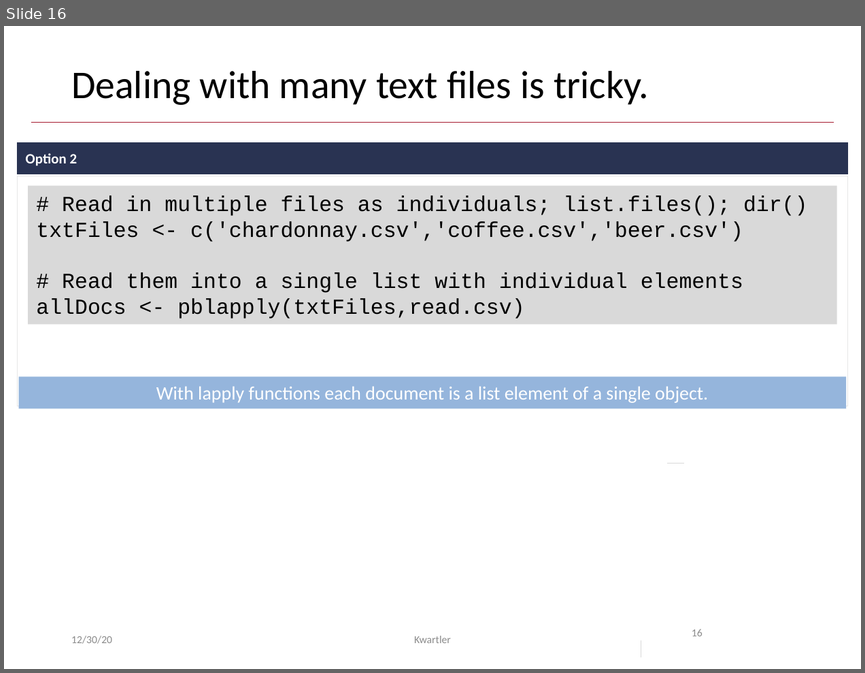
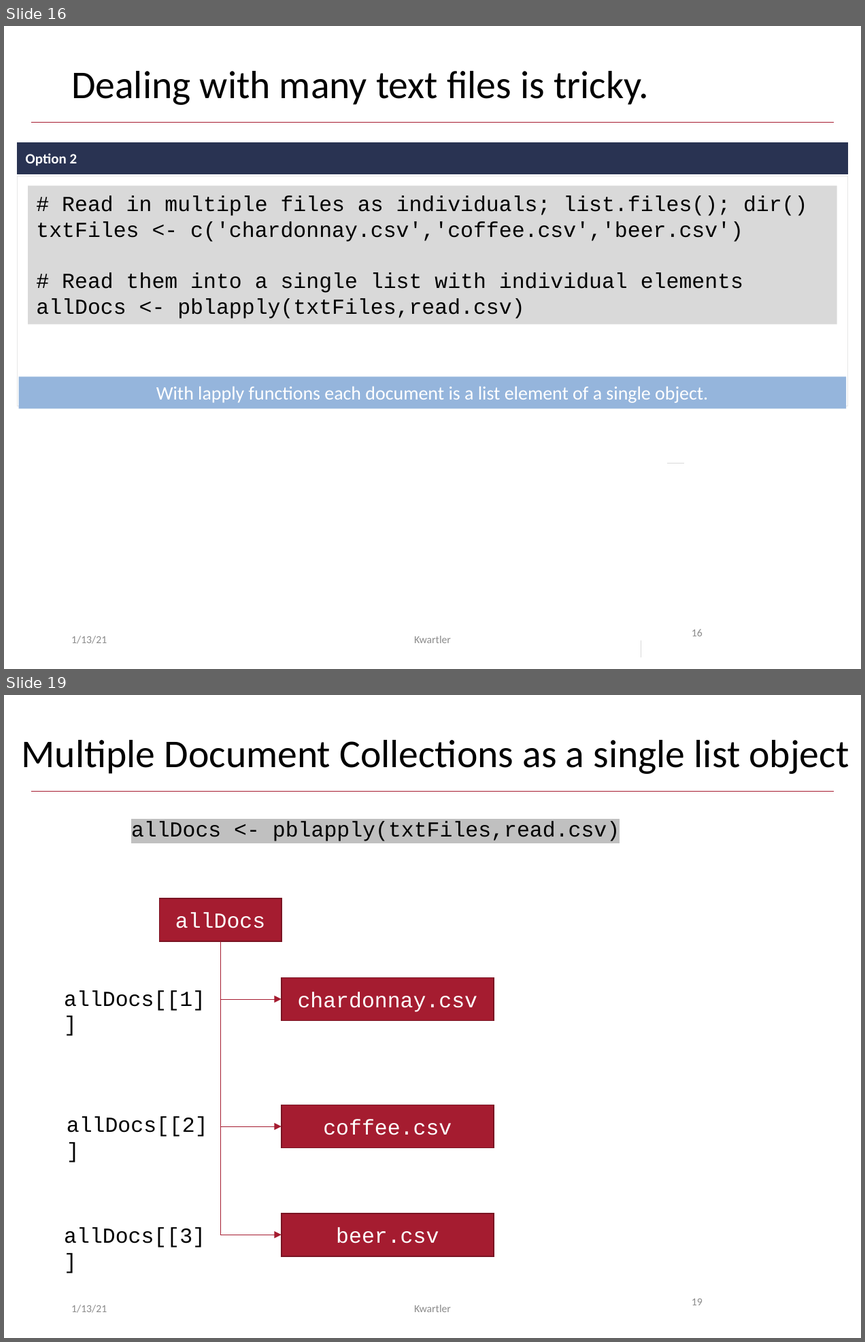
Before and after one commit to kwartler/hult_NLP_student, a slide deck: lessons/class3/Class3C_wordclouds.pptx. Shown one above the other, each under a label of ours: slide 16 before the commit, slides 16 and 19 after it; the slides between them are not shown. The pictures are 865x673 and 865x1342 pixels, drawn with LibreOffice and Linux fonts; fonts in the diff are those of the drawing. Boxes give left, top, right and bottom in pixels: in the first picture for what was removed or moved away, otherwise in the second. Text is boxed around its words. In the diff, an @@ line names an element or a change of style, - is before the commit and + after.

```diff
--- a/lessons/class3/Class3C_wordclouds.pptx
+++ b/lessons/class3/Class3C_wordclouds.pptx
@@ slide 19 added at (x1=4, y1=695, x2=861, y2=1338), background #FFFFFF; not listed: 1 template element that a slide beside it also shows @@
@@ title added at (x1=21, y1=740, x2=849, y2=774), 33 pt, text #000000 @@
+Multiple Document Collections as a single list object
@@ text added at (x1=131, y1=821, x2=619, y2=841), 18 pt, text #000000 @@
+allDocs <- pblapply(txtFiles,read.csv)
@@ rectangle added at (x1=159, y1=898, x2=281, y2=941), fill #A51C30, outline #7A1524 1 pt, 18 pt, text #FFFFFF @@
+allDocs
@@ elbow arrow added from (220, 941) to (281, 999), #A51C30 0.5 pt @@
@@ elbow arrow added from (220, 941) to (281, 1126), #A51C30 0.5 pt @@
@@ elbow arrow added from (220, 941) to (281, 1235), #A51C30 0.5 pt @@
@@ rectangle added at (x1=281, y1=978, x2=494, y2=1021), fill #A51C30, outline #7A1524 1 pt, 18 pt, text #FFFFFF @@
+chardonnay.csv
@@ text added at (x1=64, y1=990, x2=205, y2=1011), 18 pt, text #000000 @@
+allDocs[[1]]
@@ text added at (x1=67, y1=1116, x2=208, y2=1136), 18 pt, text #000000 @@
+allDocs[[2]]
@@ rectangle added at (x1=281, y1=1104, x2=494, y2=1147), fill #A51C30, outline #7A1524 1 pt, 18 pt, text #FFFFFF @@
+coffee.csv
@@ rectangle added at (x1=281, y1=1213, x2=494, y2=1256), fill #A51C30, outline #7A1524 1 pt, 18 pt, text #FFFFFF @@
+beer.csv
@@ text added at (x1=64, y1=1227, x2=205, y2=1247), 18 pt, text #000000 @@
+allDocs[[3]]
@@ text added at (x1=71, y1=1304, x2=107, y2=1312), 9 pt, text #8C8C8C @@
+1/13/21
@@ text added at (x1=414, y1=1304, x2=451, y2=1312), 9 pt, text #8C8C8C @@
+Kwartler
@@ page number added at (x1=691, y1=1298, x2=702, y2=1305), 9 pt, text #8C8C8C @@
+19
@@ slide 16 changed as well @@
@@ text at (x1=71, y1=635, x2=107, y2=643): text changed @@
-12/30/20
+1/13/21
```
Also in this commit, not shown: 28 other slides changed, 4 other slides added, 3 other files.
